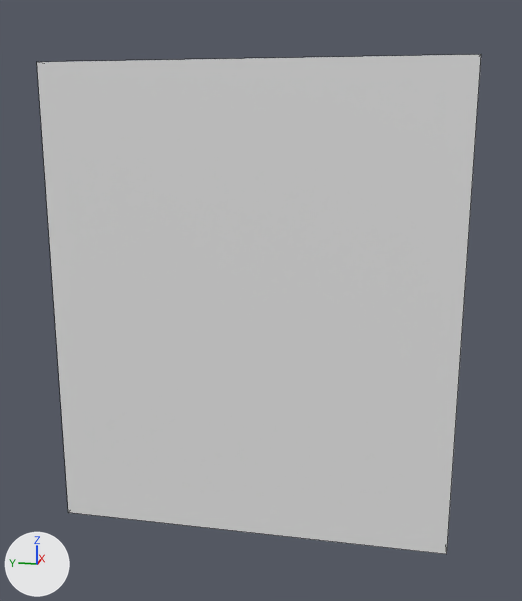
An edit to the FBX model modelaje/blocking_assets/m_ventana peq.fbx, drawn before and after from the same camera.
Both versions are drawn from a camera (50 mm lens) standing at (-1.362, -0.296, 0.364) and looking at (0.023, -0.019, 0.018). Arrows for +X, +Y and +Z are at lower left; the lights stay in place. Mesh edges are drawn as thin lines.

Names of what the first picture shows: 'relleno5_ventanas2.001'.
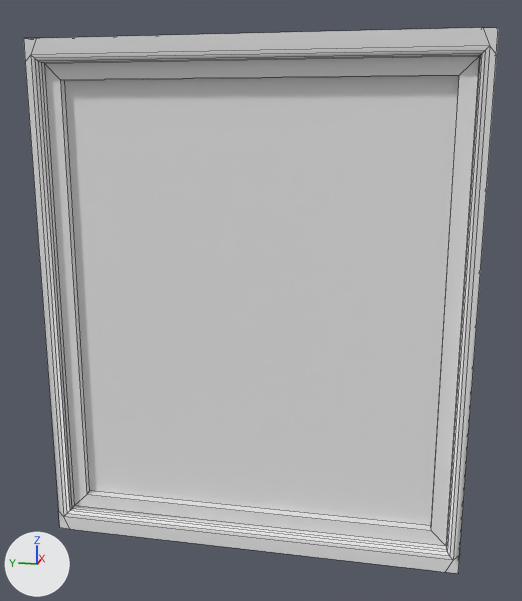
Scene script edits in JSON lines:
```json
{"block": "me_cube_061", "where": "# used by ob_relleno5_ventanas2_001; location = (0.0, 0.0, 0.0)"}
{"op": "remove", "block": "me_cube_061", "code": "me_cube_061.from_pydata(...)  # 8 vertices, 6 faces; spans x -0.023..0.023, y -0.408..0.408, z -0.476..0.476"}
{"op": "add", "block": "me_cube_061", "code": "me_cube_061.from_pydata(...)  # 68 vertices, 72 faces; spans x -0.02..0.053, y -0.433..0.433, z -0.519..0.519"}
{"block": "me_cube_061", "change": "me_cube_061 part 1: the whole mesh is rebuilt"}
```

Boxes [x1, y1, x2, y2] around the edits, measured in the pictures (522 x 601 px):
```json
{"object": "relleno5_ventanas2.001", "change": "reshaped", "before": [37, 54, 481, 554], "after": [24, 27, 498, 573], "on screen": "7% wider, 9% taller"}
```
